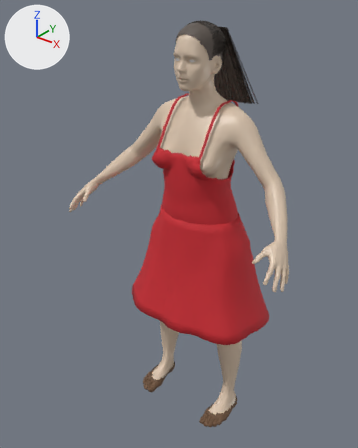
Two versions of the FBX model RexMagnum/Unity/Assets/RexMagnum/Characters/Guests/Rosa.fbx, one commit apart.
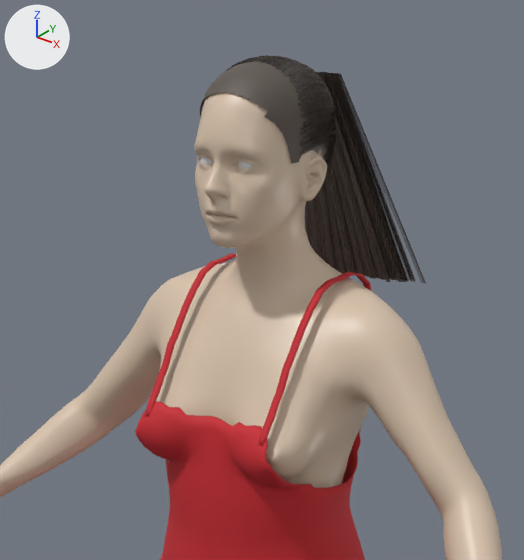
There are two pictures of each version: one whole from a 50 mm camera at (1.036, -1.456, 1.696) aimed at (-0.067, -0.077, 0.841), one close up on the part from 29% to 82% of the width and 0% to 46% of the height. The lights are fixed; the arrows at upper left show +X, +Y and +Z. The older version's two pictures come first.

The first close-up shows 'Rosa', 'Rosa_Hair', 'Rosa_HairCap', 'Rosa_Straps', 'Rosa_Top' and 2 more.
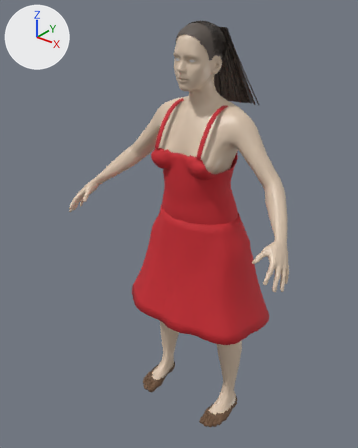
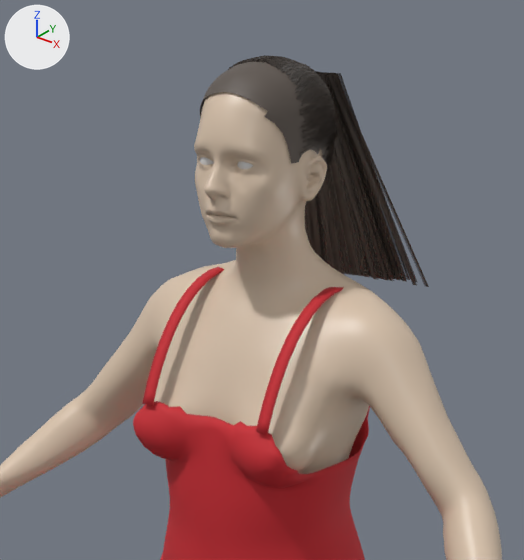
Boxes (x1, y1, x2, y2) around the edits, measured in the close-ups (524 x 560 px; the box of a moved part takes in the faces that stretch with it):
'Rosa_Top', reshaped
    before: (135, 401, 365, 560)
    after: (133, 401, 370, 560)
'Rosa_Hair', reshaped
    before: (224, 55, 426, 283)
    after: (228, 55, 429, 287)
'Rosa_Straps', reshaped
    before: (145, 253, 372, 446)
    after: (142, 267, 344, 435)
part 1 of me_rosa_straps_001, rebuilt
    before: (145, 253, 236, 417)
    after: (142, 267, 224, 406)
part 2 of me_rosa_straps_001, rebuilt
    before: (258, 272, 372, 446)
    after: (256, 287, 344, 435)
part 3 of me_rosa_top_001, moved or reshaped
    before: (135, 401, 361, 515)
    after: (133, 401, 370, 515)
part 4 of me_rosa_hair, deleted
    before: (226, 56, 426, 283)
part 5 of me_rosa_hair, moved or reshaped
    before: (227, 57, 416, 282)
    after: (228, 57, 429, 287)

What the commit changed:
me_rosa_straps_001 is used by ob_rosa_straps; location (0.0, 0.0, 0.0).
me_rosa_straps_001 had 200 vertices, 196 faces and spanned x -0.097..0.097, y -0.176..0.079, z 1.149..1.332.
me_rosa_straps_001 now has 160 vertices, 156 faces and spans x -0.101..0.101, y -0.175..0.091, z 1.165..1.318.
me_rosa_straps_001 part 1: the loose piece of 100 vertices spanning x -0.097..-0.088, y -0.176..0.079, z 1.149..1.332 is rebuilt with 80 vertices and now spans x -0.101..-0.085, y -0.175..0.091, z 1.165..1.318.
me_rosa_straps_001 part 2: the loose piece of 100 vertices spanning x 0.088..0.097, y -0.176..0.079, z 1.149..1.332 is rebuilt with 80 vertices and now spans x 0.085..0.101, y -0.175..0.091, z 1.165..1.318.
me_rosa_top_001 is used by ob_rosa_top; location (0.0, 0.0, 0.0).
me_rosa_top_001 had 1888 vertices, 1888 faces and spanned x -0.19..0.19, y -0.182..0.098, z 0.767..1.209.
me_rosa_top_001 now has 2048 vertices, 2048 faces and spans x -0.191..0.191, y -0.182..0.098, z 0.766..1.21.
me_rosa_top_001 part 3: 147 vertices moved from x -0.134..0.134, y -0.181..0.069, z 1.055..1.209 to x -0.136..0.136, y -0.18..0.068, z 1.055..1.21; 82 vertices removed from x -0.128..0.128, y -0.18..0.063, z 1.073..1.182; 242 vertices added at x -0.141..0.141, y -0.179..0.062, z 1.074..1.182.
Other edits to the shape of me_rosa_top_001 do not show in these pictures.
me_rosa_hair is used by ob_rosa_hair; location (0.0, 0.0, 0.0).
me_rosa_hair had 59620 vertices, 24885 faces and spanned x -0.119..0.107, y -0.075..0.2, z 1.29..1.586.
me_rosa_hair now has 59452 vertices, 24815 faces and spans x -0.145..0.122, y -0.075..0.199, z 1.29..1.586.
me_rosa_hair part 4: 546 loose pieces with 6756 vertices, spanning x -0.119..0.107, y -0.075..0.2, z 1.29..1.585, are deleted.
me_rosa_hair part 5: 5260 vertices moved within x -0.076..0.074, y -0.075..0.181, z 1.29..1.585; 38978 vertices removed from x -0.108..0.092, y -0.075..0.193, z 1.29..1.586; 45566 vertices added at x -0.145..0.122, y -0.075..0.199, z 1.29..1.586.
Other edits to the shape of me_rosa_hair do not show in these pictures.
